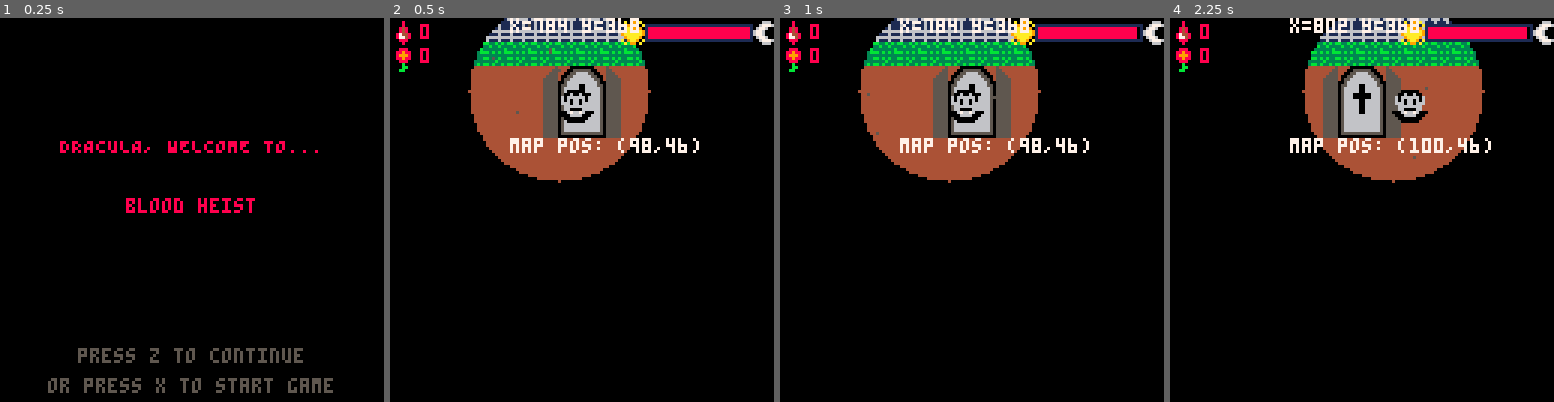
Above: before the commit, frames 1-4 (left to right).
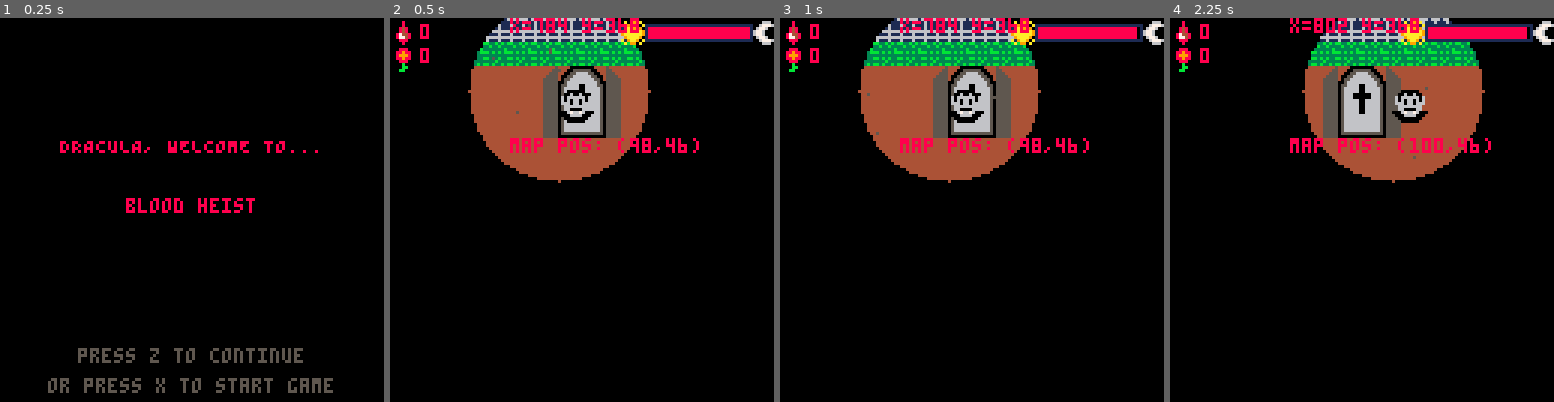
Above: after the commit, the same moments.

Repository: CarlaTabet/BitsAndBytes
Game: PICO-8 cartridge game.p8
The game is run twice, just before and just after one commit, with the same random seed, the same clock (stepped at 60 frames per second) and the same inputs.
Inputs:
- Up to frame 1 (0.25 s): no input
- Up to frame 2 (0.5 s): tap X (X key) at 0.33 s
- Up to frame 3 (1 s): tap O (Z key) at 0.7 s
- Up to frame 4 (2.25 s): tap X (X key) at 1.07, 1.85 s; hold Right 1.6-2.1 s; tap O (Z key) at 1.7, 2.1 s; hold Up from 2.15 s (still down)

Frame 1 is identical in both runs. In frame 2, 1.3% of the frame differs, in the area x 31-81%, y 0-36%; in frame 3, 1.3%; in frame 4, 1.4%, in the area x 31-84%, y 0-36%.

Commit message:
moved puzzle logic to exits block

Diff:
--- a/game.p8
+++ b/game.p8
@@ -28,9 +28,20 @@
         room = "graveyard",
         dest="room1",
         px=42,
-        py=310,
+        py=316,
         condition = function()
-            return player.x >= 160 and player.x <= 178 and player.y==274
+            if player.x >= 160 and player.x <= 178 and player.y==274 then
+                if not puzzle_solved and not puzzle_active then
+                    puzzle_active = true
+                    selected_dial = 1
+                    symbols = {40,41,42,43,44}
+				    correct_combo = {1, 2, 3}
+				    current_combo = {1, 1, 1}
+                    return false
+                end
+                return puzzle_solved
+            end
+            return false
         end
     },
     {
@@ -39,7 +50,7 @@
         px = 165,
         py = 260,
         condition= function()
-            return player.x >= 40 and player.x <= 50 and player.y <= 312
+            return player.x >= 24 and player.x <= 51 and player.y <= 314
         end
     },
     {
@@ -403,7 +414,7 @@
 	game_over = false
     message = ""
     message_timer = 0
-				puzzle_solved = false
+	puzzle_solved = false
     player = {
         x = 784,
         y = 368,
@@ -553,12 +564,14 @@
     update_doors()
 
 
-				if puzzle_active then
-			   update_puzzle()
-				else
-				  player_update()
-						room_change()
-				end
+	if puzzle_active then
+		update_puzzle()
+    else
+	    player_update()
+		room_change()
+	end
+
+
 
 				if game_over then
 				    if btnp(5) then
@@ -850,10 +863,10 @@
         spr(45, 1, 19)
     end
     draw_time_bar()
-    print("x="..player.x.." y="..player.y, 40, 0, 7)
+    print("x="..player.x.." y="..player.y, 40, 0, 8)
     local tile_x = flr(player.x / 8)
     local tile_y = flr(player.y / 8)
-    print("map pos: ("..tile_x..","..tile_y..")", 40, 40, 7)
+    print("map pos: ("..tile_x..","..tile_y..")", 40, 40, 8)
     if door_transition then
         print("PAUSED", 50, 50, 7)
     end
@@ -951,18 +964,10 @@
 function room_change()
     for exit in all(exits) do
         if exit.room == current_room and exit.condition() then
-            if not puzzle_solved and current_room == "graveyard" then
-				puzzle_active = true
-				selected_dial = 1
-				symbols = {40,41,42,43,44}
-				correct_combo = {1, 2, 3}
-				current_combo = {1, 1, 1}
-				return
-			end
             current_room = exit.dest
-            if exit.dest == "lab" then
-				puzzle_active = false
-			end
+            --if exit.dest == "lab" then
+			--	puzzle_active = false
+			--end
             player.x = exit.px
             player.y = exit.py
             load_flowers_from_map()
